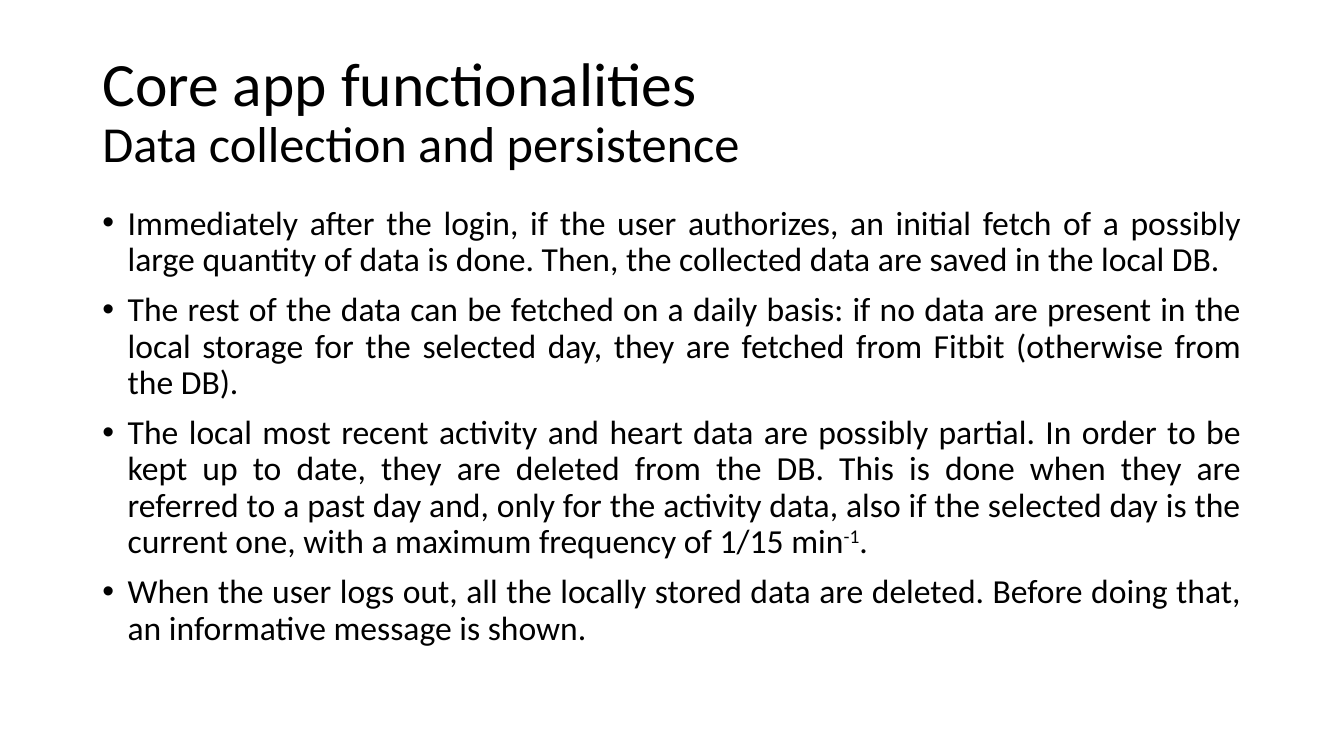
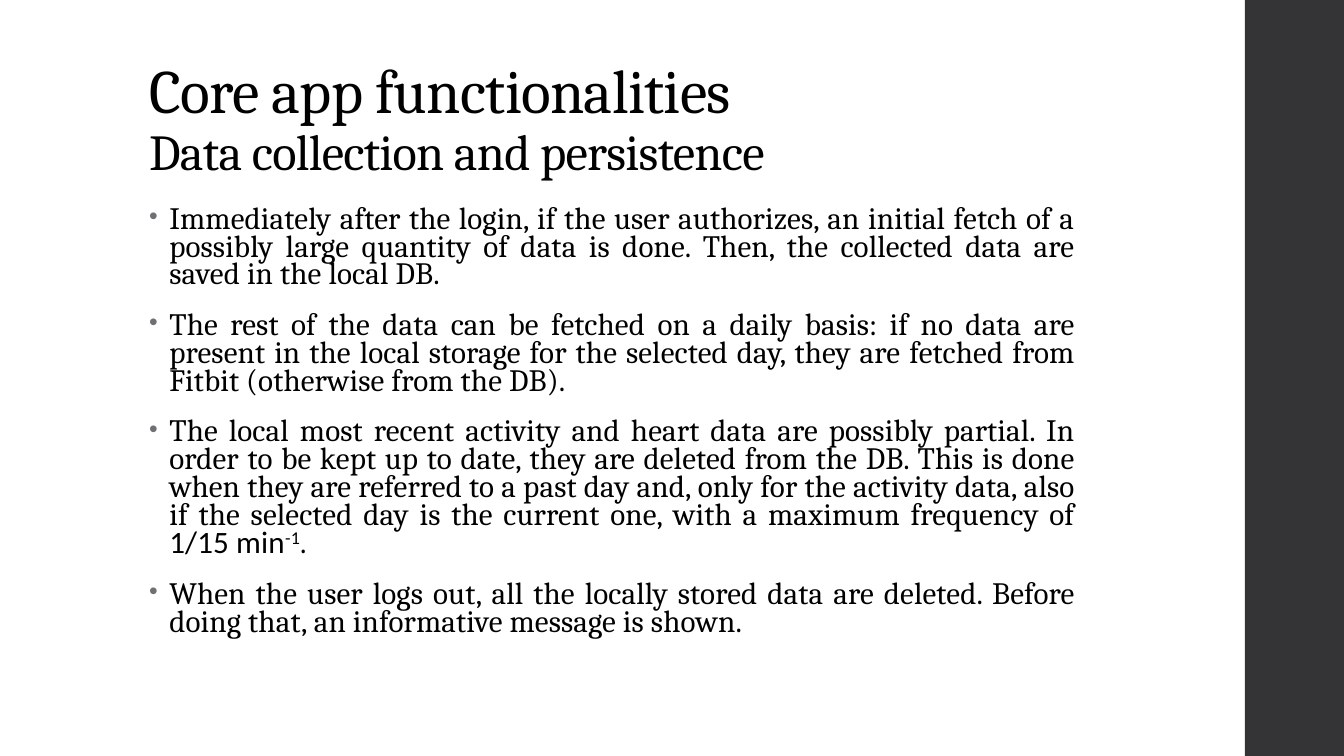
Before and after one commit to marilorena/ProgettoAppBWT, a slide deck: slide 8 of project_presentation.pptx. Drawn at 1344x756 pixels with LibreOffice and Linux fonts; fonts in the diff are those of the drawing. Boxes give left, top, right and bottom in pixels: in the first picture for what was removed or moved away, otherwise in the second. Text is boxed around its words. In the diff, an @@ line names an element or a change of style, - is before the commit and + after.

Commit message:
Presentation

```diff
--- a/project_presentation.pptx
+++ b/project_presentation.pptx
@@ rectangle added at <box>1245,0,1344,756</box>, fill #353537 @@
@@ title "Core app functionalities Data collection ...": place and size @@
-title "Core app functionalities Data collection ..." at <box>102,63,740,170</box>
+title "Core app functionalities Data collection ..." at <box>149,69,764,181</box>
@@ title "Core app functionalities Data collection ..." at <box>149,69,764,181</box>: font Calibri to Cambria, letter spacing 0 to -0.5 pt; vertical alignment middle to bottom @@
@@ text "Immediately after the login, if ...": place and size @@
-text "Immediately after the login, if ..." at <box>128,211,1241,646</box>
+text "Immediately after the login, if ..." at <box>169,207,1075,638</box>
@@ text "Immediately after the login, if ..." at <box>169,207,1075,638</box>: size 24 to 22.2 pt, font Calibri to Cambria, letter spacing 0 to 0.1 pt; indent changed; line spacing 0.9 to 0.75; more space between paragraphs @@
```
Also in this commit, not shown: 15 other slides changed, 1 slide added, 1 slide removed.
